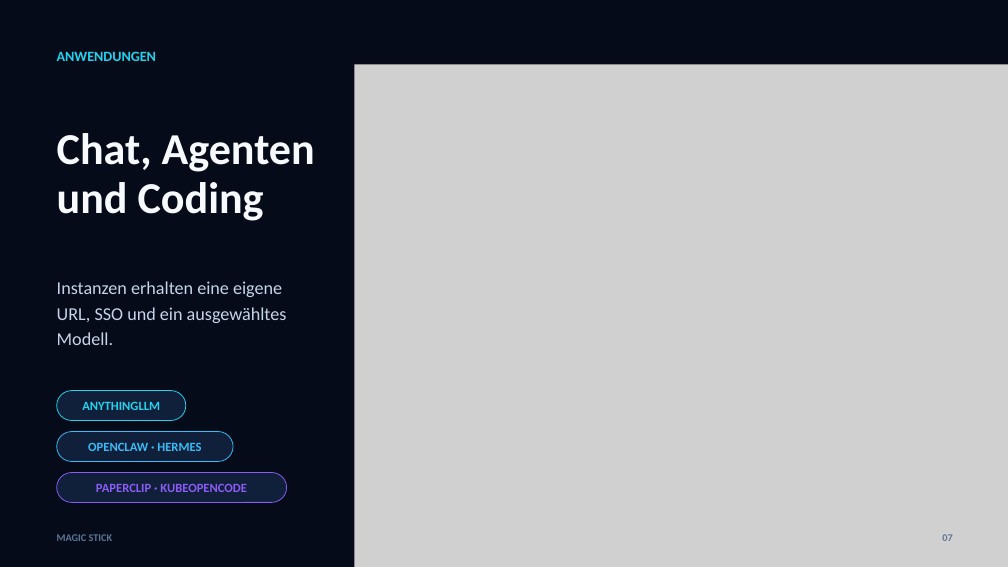
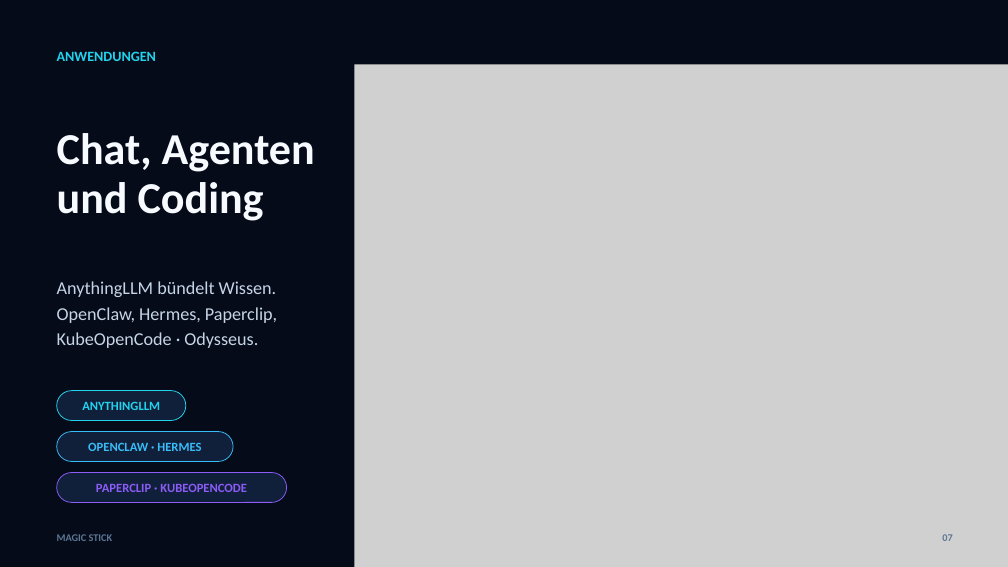
Before and after one commit to QualityMinds/AIppliance-Magic-Stick, a slide deck: slide 7 of docs/sales-deck/Magic-Stick-Salesdeck-Dark-DE.pptx. Drawn at 1008x567 pixels with LibreOffice and Linux fonts; fonts in the diff are those of the drawing; grey boxes stand for pictures. Boxes give left, top, right and bottom in pixels: in the first picture for what was removed or moved away, otherwise in the second. Text is boxed around its words. In the diff, an @@ line names an element or a change of style, - is before the commit and + after.

```diff
--- a/docs/sales-deck/Magic-Stick-Salesdeck-Dark-DE.pptx
+++ b/docs/sales-deck/Magic-Stick-Salesdeck-Dark-DE.pptx
@@ text at box(57, 281, 277, 348): text changed @@
-Instanzen erhalten eine eigene URL, SSO und ein ausgewähltes Modell.
+AnythingLLM bündelt Wissen.
+OpenClaw, Hermes, Paperclip,
+KubeOpenCode · Odysseus.
```
Also in this commit, not shown: 10 other slides changed, 24 other files.
